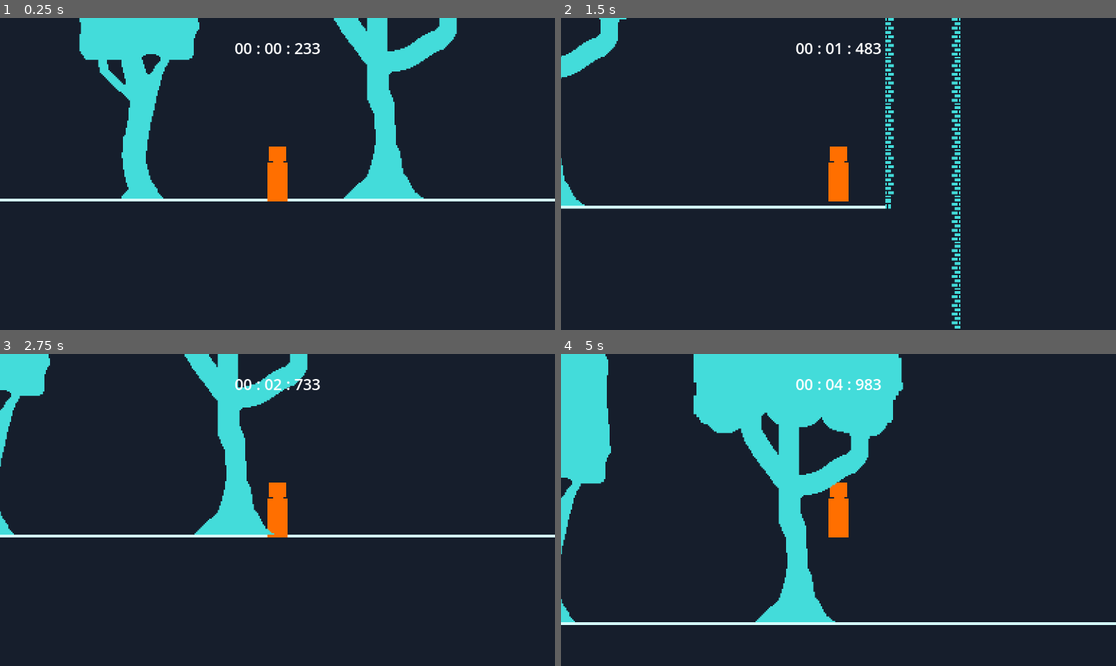
Above: before the commit, frames 1-4 (two rows, left to right).
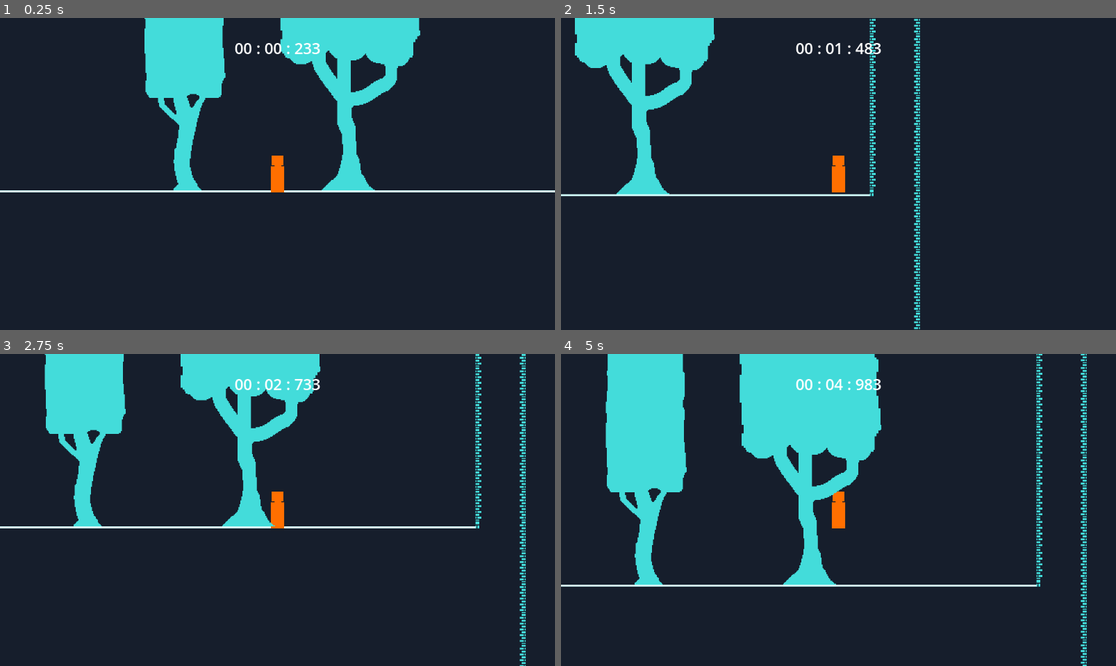
Above: after the commit, the same moments.

Repository: kashi618/Gaem-D
Game: Godot game, scene res://Scenes/Maps/TestMap.tscn
The game is run twice, just before and just after one commit, with the same random seed, the same clock (stepped at 60 frames per second) and the same inputs.
Inputs:
- Up to frame 1 (0.25 s): no input
- Up to frame 2 (1.5 s): hold D (right) from 0.53 s (still down); tap Space (jump) at 0.77 s
- Up to frame 3 (2.75 s): tap Space (jump) at 1.52 s; release D (right) at 2.03 s; hold A (left) from 2.03 s (still down)
- Up to frame 4 (5 s): release A (left) at 2.78 s; hold D (right) 2.78-4.28 s; tap Space (jump) at 3.02, 3.77, 4.52 s; hold A (left) from 4.28 s (still down)

The runs differ from the first frame. In frame 1, 16% of the frame differs, in the area x 0-100%, y 0-59%; in frame 2, 9.5%; in frame 3, 13%; in frame 4, 22%, in the area x 0-100%, y 0-100%.

Commit message:
Spring, player falling
Changed the player node so it doesn't need extra collision and changed spring.gd to function accordingly, quickly added different gravity for when the player falls

Diff:
--- a/Assets/Objects/spring.gd
+++ b/Assets/Objects/spring.gd
@@ -7,7 +7,12 @@
 	if Global.spring_disabled == true:
 		self.visible = false
 
-func _on_area_2d_area_entered(area):
-	if area.get_parent() is Player and (Global.spring_disabled == false):
+#func _on_area_2d_area_entered(area):
+#	if area.get_parent() is Player and (Global.spring_disabled == false):
+
+
+
+func _on_area_2d_body_entered(body: Node2D) -> void:
+	if body is Player:
 		$Sprite2D/AnimationPlayer.play("Spring")
-		area.get_parent().velocity.y = force
+		body.velocity.y = force
--- a/Assets/Objects/spring.tscn
+++ b/Assets/Objects/spring.tscn
@@ -63,3 +63,4 @@
 shape = SubResource("CapsuleShape2D_il0ee")
 
 [connection signal="area_entered" from="Area2D" to="." method="_on_area_2d_area_entered"]
+[connection signal="body_entered" from="Area2D" to="." method="_on_area_2d_body_entered"]
--- a/Code/Player/player.gd
+++ b/Code/Player/player.gd
@@ -10,7 +10,7 @@
 
 # Constants for Tuning Movement
 const SPEED = 300.0
-
+const FALL_GRAVITY = 1000.0
 const JUMP_POWER = -350.0
 const MAXJUMPS = 1
 const WALL_JUMP_POWER = 300.00
@@ -31,7 +31,10 @@
 func _physics_process(delta: float) -> void:
 	# Gravity
 	if not is_on_floor():
-		velocity += get_gravity() * delta
+		if velocity.y < 0:
+			velocity += get_gravity() * delta
+		else:
+			velocity += Vector2(0, FALL_GRAVITY) * delta
 
 	if Input.is_action_just_pressed("jump"):
 		jump_buffer_timer.start()
--- a/Scenes/Player/player.tscn
+++ b/Scenes/Player/player.tscn
@@ -19,7 +19,7 @@
 shape = SubResource("CapsuleShape2D_24y02")
 
 [node name="Player_Camera" type="Camera2D" parent="."]
-zoom = Vector2(3, 3)
+zoom = Vector2(2, 2)
 
 [node name="CoyoteTimer" type="Timer" parent="."]
 wait_time = 0.1
